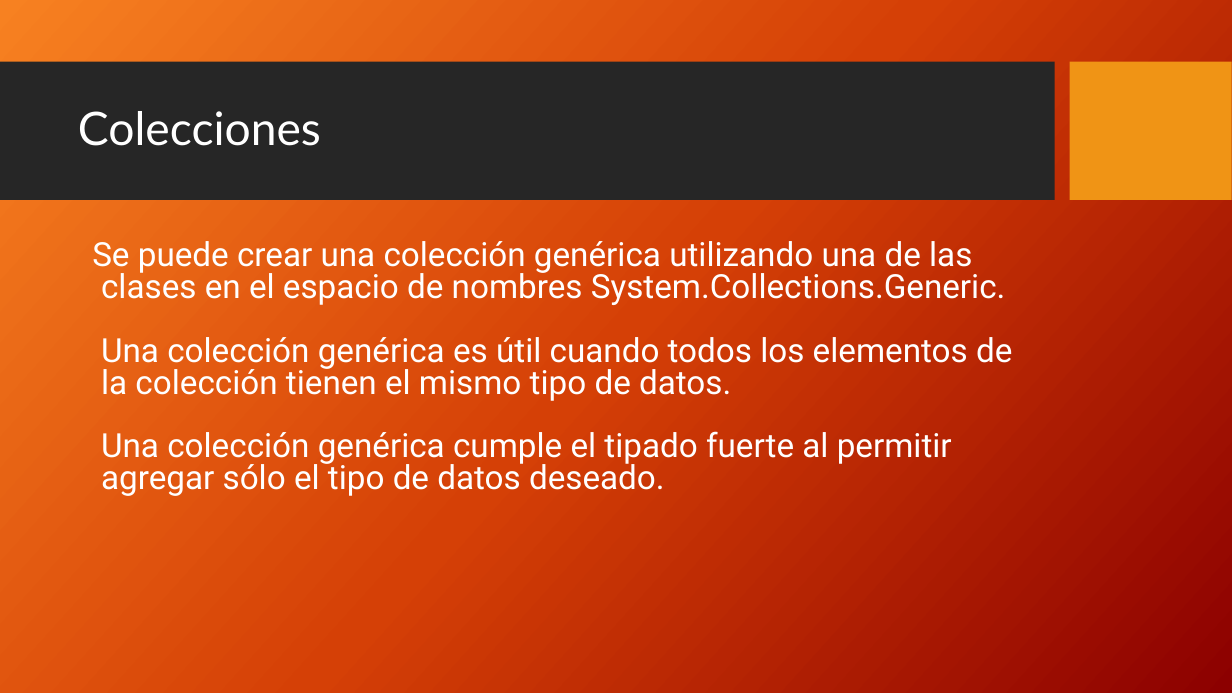
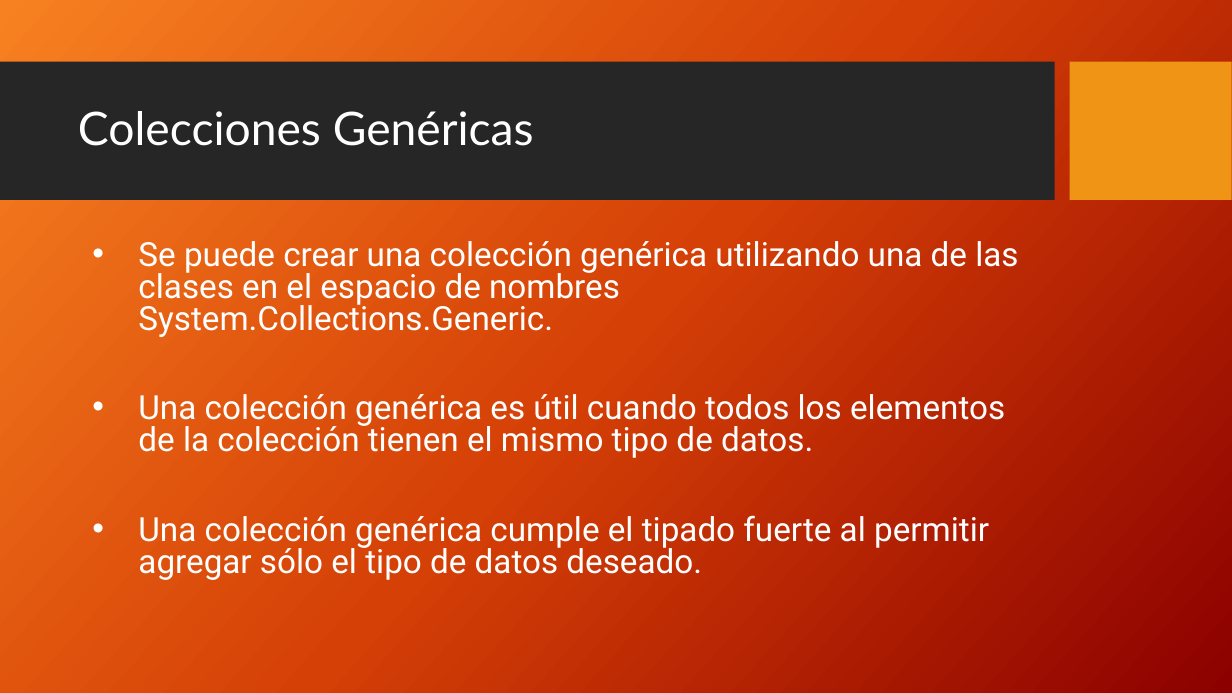
Before and after one commit to FedeDavila1984/utn_prog_y_lab_II, a slide deck: slide 6 of PPTs/ProgramacionII_Clase_07-2018.pptx. Drawn at 1232x693 pixels with LibreOffice and Linux fonts; fonts in the diff are those of the drawing; background and template pictures are left out. Boxes give left, top, right and bottom in pixels: in the first picture for what was removed or moved away, otherwise in the second. Text is boxed around its words. In the diff, an @@ line names an element or a change of style, - is before the commit and + after.

Commit message:
Clase 11

```diff
--- a/PPTs/ProgramacionII_Clase_07-2018.pptx
+++ b/PPTs/ProgramacionII_Clase_07-2018.pptx
@@ title at (x1=78, y1=111, x2=534, y2=146): text changed @@
-Colecciones
+Colecciones Genéricas
@@ text at (x1=138, y1=241, x2=1018, y2=580): text changed @@
-Se puede crear una colección genérica utilizando una de las clases en el espacio de nombres System.Collections.Generic.
-Una colección genérica es útil cuando todos los elementos de la colección tienen el mismo tipo de datos.
-Una colección genérica cumple el tipado fuerte al permitir agregar sólo el tipo de datos deseado.
+• Se puede crear una colección genérica utilizando una de las clases en el espacio de nombres System.Collections.Generic.
+• Una colección genérica es útil cuando todos los elementos de la colección tienen el mismo tipo de datos.
+• Una colección genérica cumple el tipado fuerte al permitir agregar sólo el tipo de datos deseado.
```
Also in this commit, not shown: 11 other slides changed, 5 other files.
